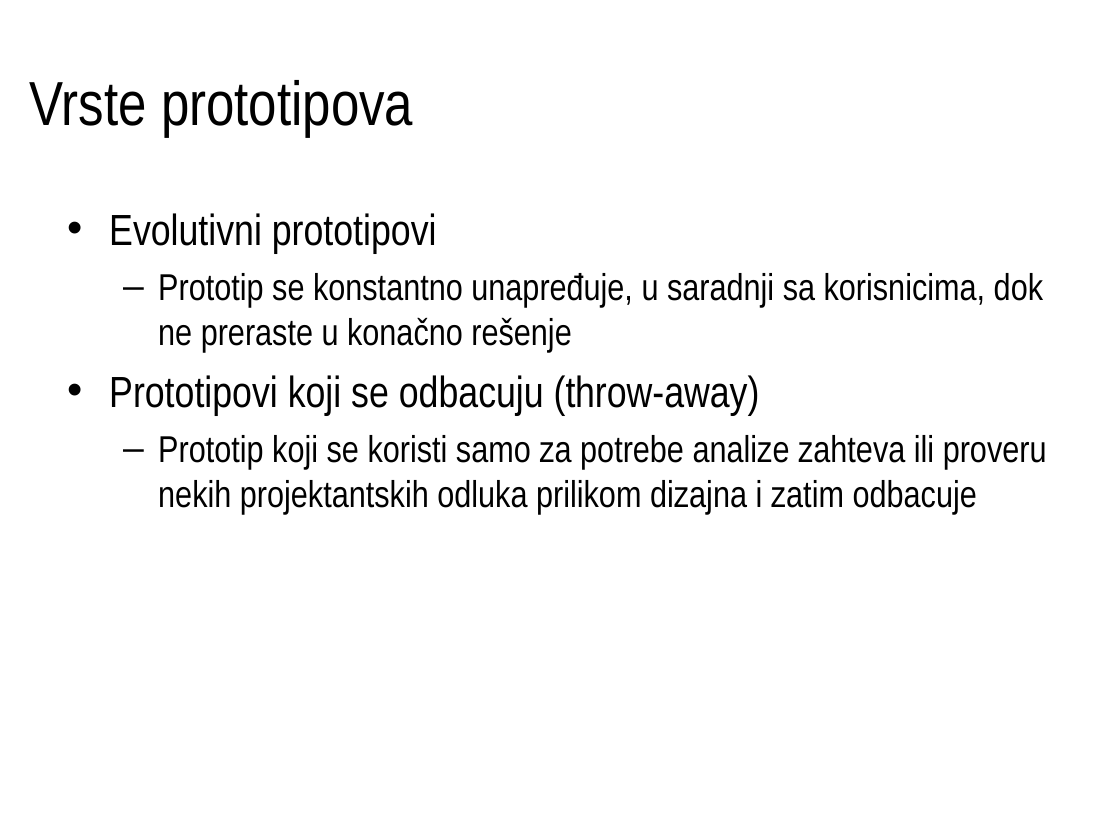
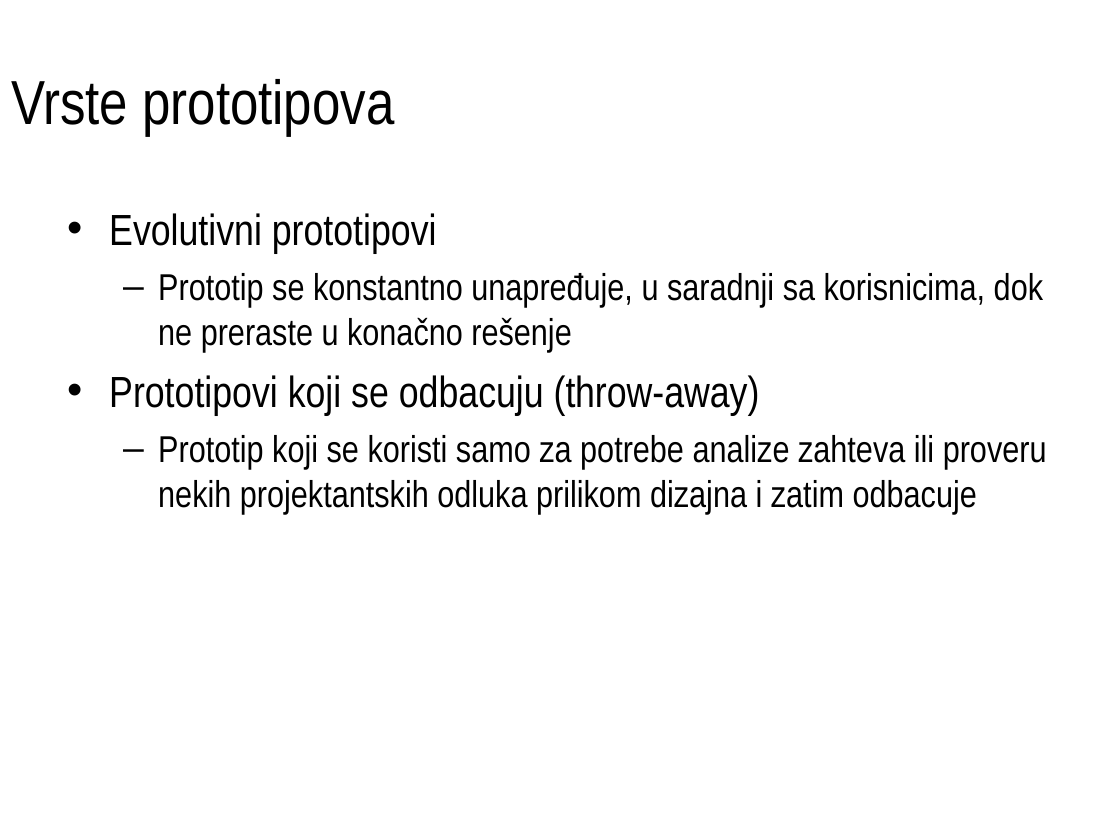
Before and after one commit to wbodk/SIIT_RUS, a slide deck: slide 48 of Semester4/SIMS/srb/Predavanja/01-SIMS-Predavanja.ppt. Drawn at 1120x840 pixels with LibreOffice and Linux fonts; fonts in the diff are those of the drawing. Boxes give left, top, right and bottom in pixels: in the first picture for what was removed or moved away, otherwise in the second. Text is boxed around its words. In the diff, an @@ line names an element or a change of style, - is before the commit and + after.

```diff
--- a/Semester4/SIMS/srb/Predavanja/01-SIMS-Predavanja.ppt
+++ b/Semester4/SIMS/srb/Predavanja/01-SIMS-Predavanja.ppt
@@ title "Vrste prototipova" moved from (x1=30, y1=80, x2=413, y2=136) to (x1=11, y1=79, x2=394, y2=135) @@
```
Also in this commit, not shown: 5 other slides changed, 29 other files.
